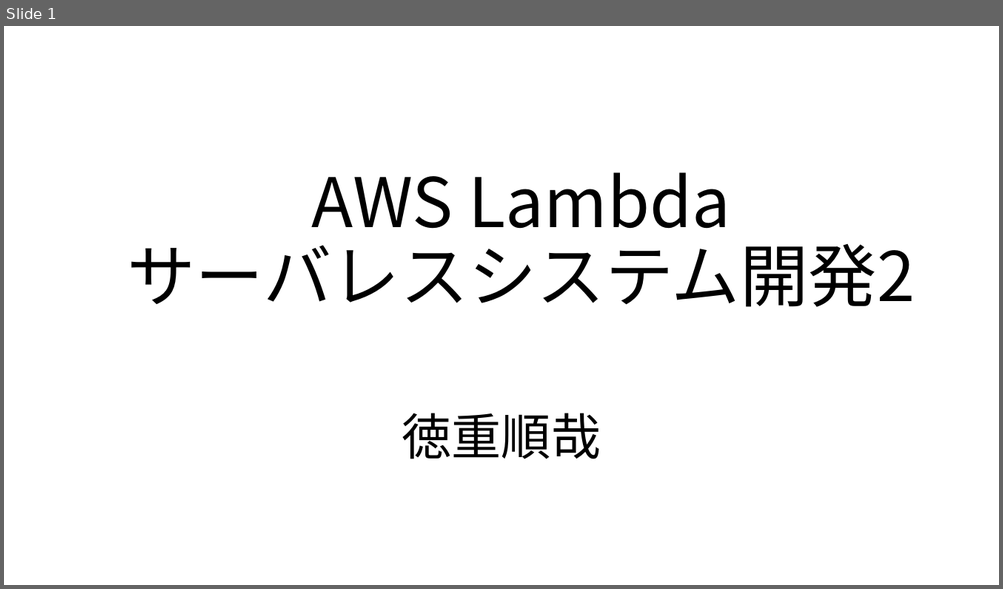
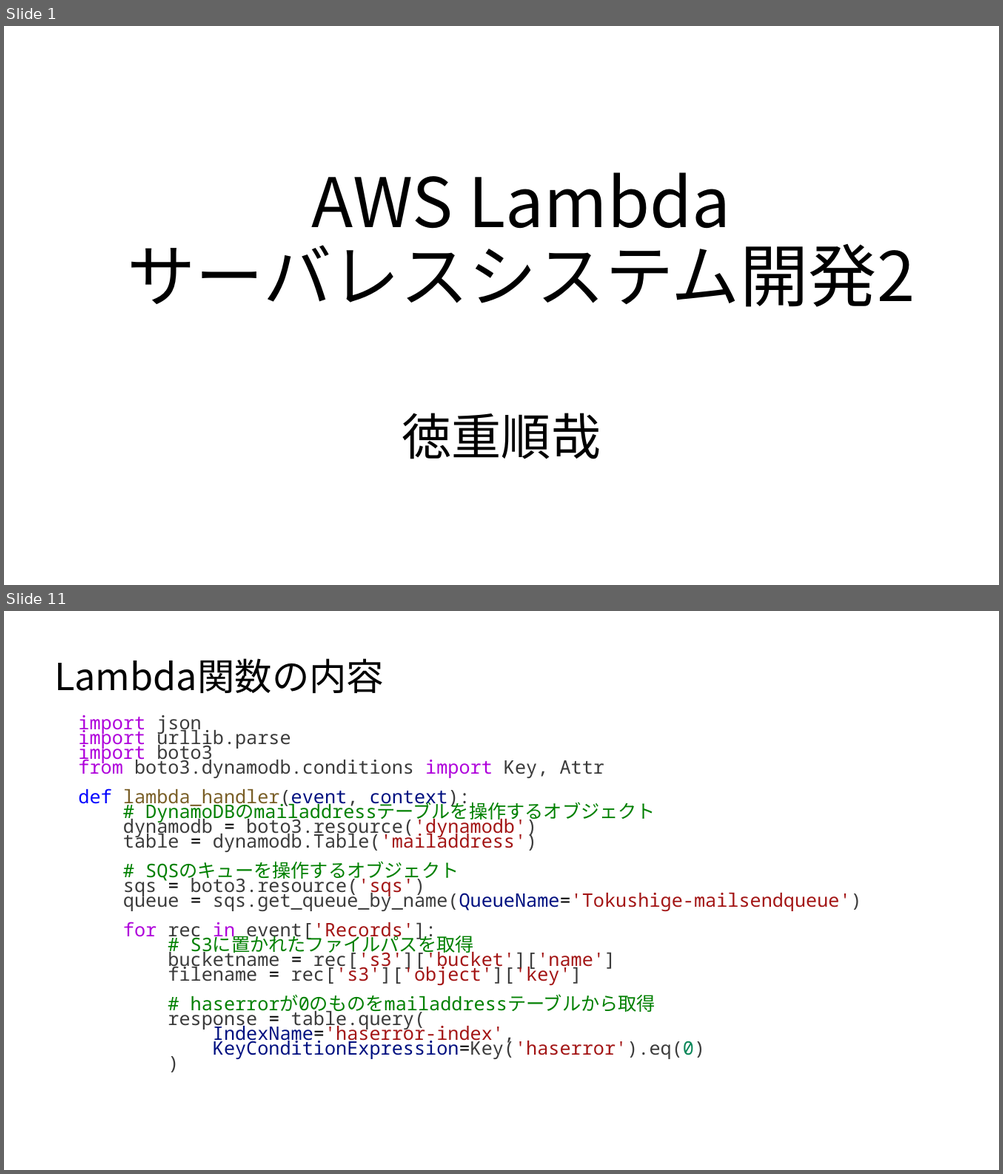
Before and after one commit to TokushigeJunya/test, a slide deck: AWSLambdaサーバレスシステム開発2.pptx. Shown one above the other, each under a label of ours: slide 1 before the commit, slides 1 and 11 after it; the slides between them are not shown. The pictures are 1003x589 and 1003x1174 pixels, drawn with LibreOffice and Linux fonts; fonts in the diff are those of the drawing. Boxes give left, top, right and bottom in pixels: in the first picture for what was removed or moved away, otherwise in the second. Text is boxed around its words. In the diff, an @@ line names an element or a change of style, - is before the commit and + after.

```diff
--- a/AWSLambdaサーバレスシステム開発2.pptx
+++ b/AWSLambdaサーバレスシステム開発2.pptx
@@ slide 11 added at [4,611,999,1170], background #FFFFFF @@
@@ text added at [54,658,384,693], 36 pt, text #000000 @@
+Lambda関数の内容
@@ text added at [78,715,862,1059], 18 pt, text #3B3B3B @@
+import json
+import urllib.parse
+import boto3
+from boto3.dynamodb.conditions import Key, Attr
+def lambda_handler(event, context):
+# DynamoDBのmailaddressテーブルを操作するオブジェクト
+dynamodb = boto3.resource('dynamodb')
+table = dynamodb.Table('mailaddress')
+# SQSのキューを操作するオブジェクト
+sqs = boto3.resource('sqs')
+queue = sqs.get_queue_by_name(QueueName='Tokushige-mailsendqueue')
+for rec in event['Records']:
+# S3に置かれたファイルパスを取得
+bucketname = rec['s3']['bucket']['name']
+filename = rec['s3']['object']['key']
+# haserrorが0のものをmailaddressテーブルから取得
+response = table.query(
+IndexName='haserror-index',
+KeyConditionExpression=Key('haserror').eq(0)
+)
```
Also in this commit, not shown: 1 slide changed, 16 other slides added.
